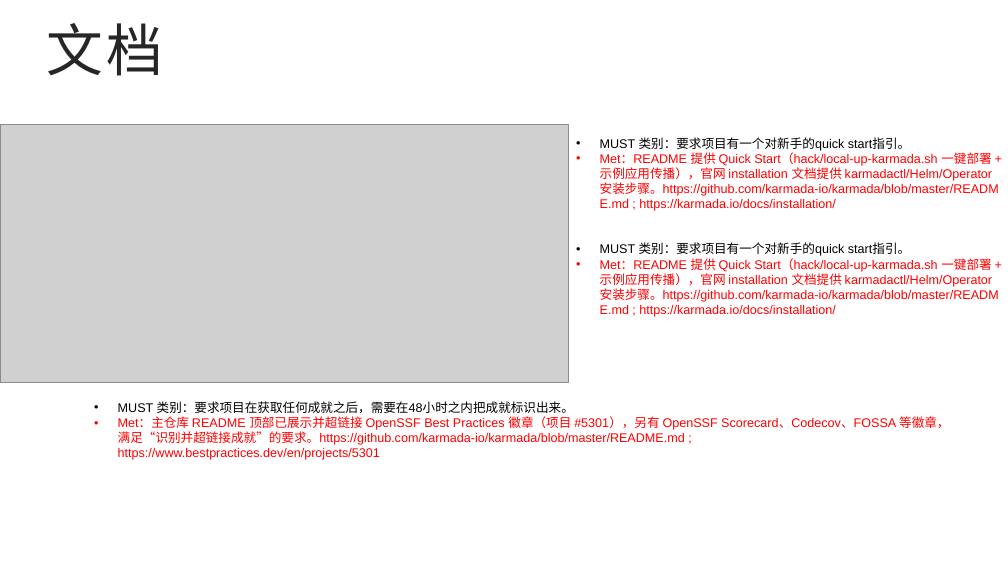
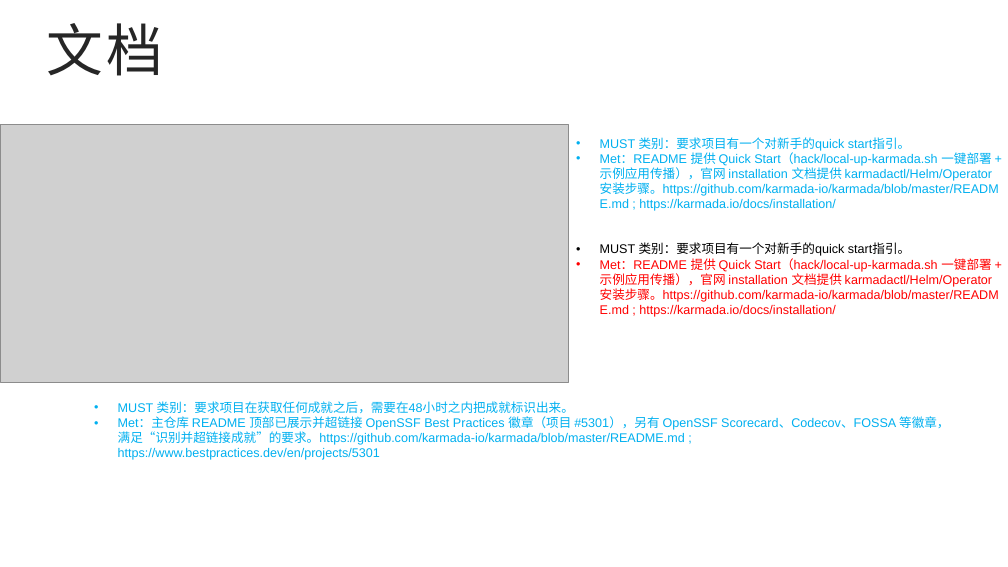
Before and after one commit to FengyuanYin/openssl_best_practice_verification, a slide deck: slide 7 of Karmada OpenSSF Best Practices Silver.pptx. Drawn at 1008x567 pixels with LibreOffice and Linux fonts; fonts in the diff are those of the drawing; grey boxes stand for pictures. Boxes give left, top, right and bottom in pixels: in the first picture for what was removed or moved away, otherwise in the second. Text is boxed around its words. In the diff, an @@ line names an element or a change of style, - is before the commit and + after.

```diff
--- a/Karmada OpenSSF Best Practices Silver.pptx
+++ b/Karmada OpenSSF Best Practices Silver.pptx
@@ text "MUST 类别：要求项目有一个对新手的quick start指引。" at <box>600,137,999,211</box>: text colour #000000 to #00B0F0 in "MUST 类别：要求项目有一个对新手的quick start指引。"; text colour #FF0000 to #00B0F0 in "Met：README 提供 Quick Start（hack/local-up-karmada.sh 一键部署 + 示例 ..." @@
@@ text "MUST 类别：要求项目在获取任何成就之后，需要在48小时之内把成就标识出来。" at <box>118,401,949,460</box>: text colour #000000 to #00B0F0 in "MUST 类别：要求项目在获取任何成就之后，需要在48小时之内把成就标识出来。"; text colour #FF0000 to #00B0F0 in "Met：主仓库 README 顶部已展示并超链接 OpenSSF Best Practices 徽章（项目 ..." @@
```
Also in this commit, not shown: 9 other slides changed.
